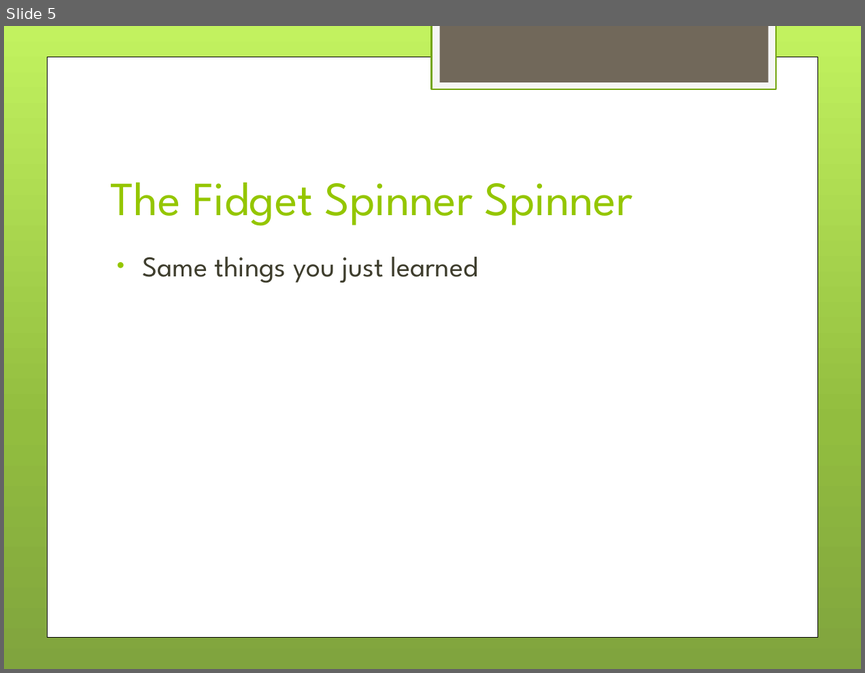
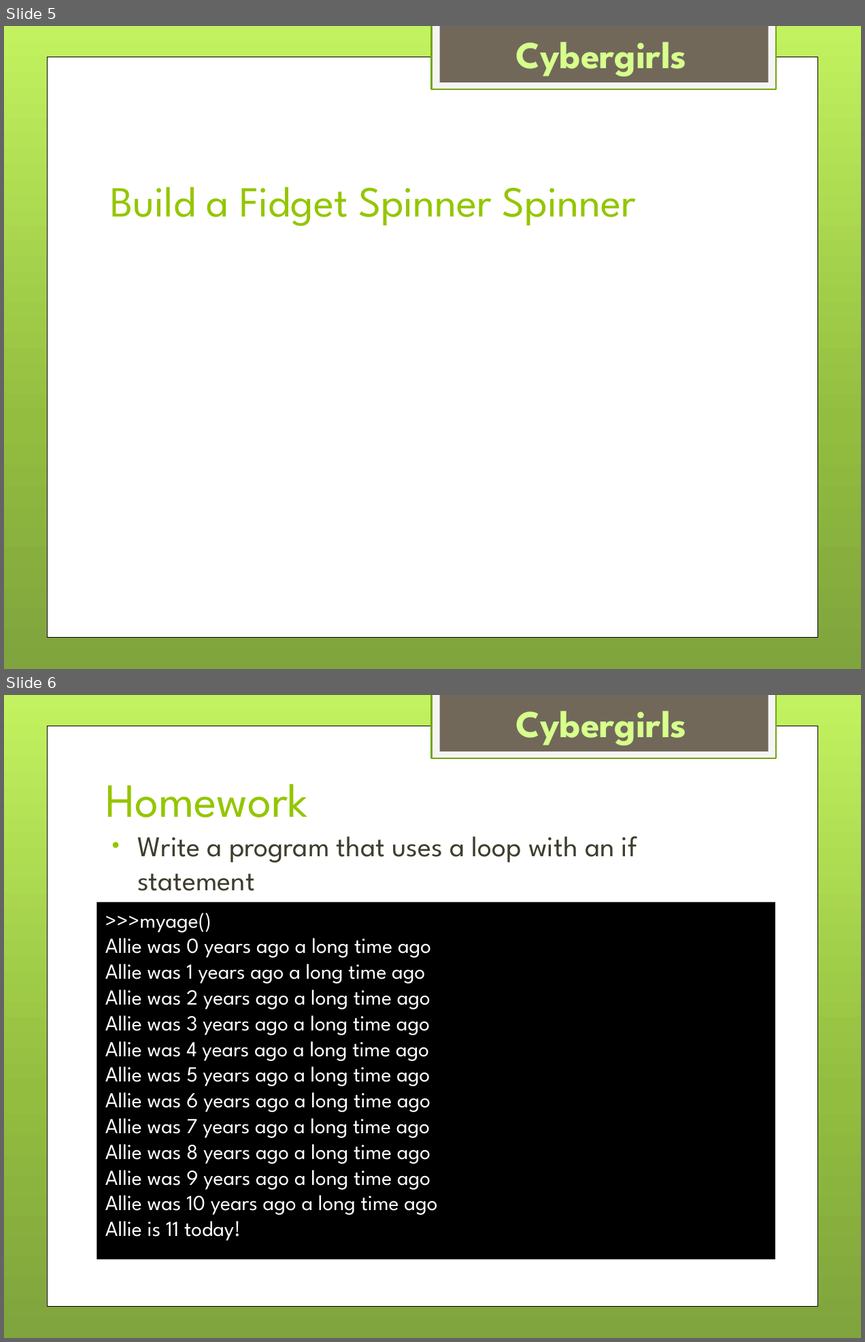
Before and after one commit to drahmel/el-segundo-girl-scouts-robotics-2017, a slide deck: meeting-4-loops/Girl Scouts LEGO Robotics - Meeting 4 - Loops.pptx. Shown one above the other, each under a label of ours: slide 5 before the commit, slides 5 and 6 after it. The pictures are 865x673 and 865x1342 pixels, drawn with LibreOffice and Linux fonts; fonts in the diff are those of the drawing; background and template pictures are left out. Boxes give left, top, right and bottom in pixels: in the first picture for what was removed or moved away, otherwise in the second. Text is boxed around its words. In the diff, an @@ line names an element or a change of style, - is before the commit and + after.

```diff
--- a/meeting-4-loops/Girl Scouts LEGO Robotics - Meeting 4 - Loops.pptx
+++ b/meeting-4-loops/Girl Scouts LEGO Robotics - Meeting 4 - Loops.pptx
@@ slide 6 added at box(4, 695, 861, 1338), background gradient #C3F35F to #93BF3F to #81A53E; not listed: 4 template elements that a slide beside it also shows @@
@@ title added at box(105, 784, 308, 817), 40 pt, text #94C600 @@
+Homework
@@ text added at box(137, 836, 637, 891), 24 pt, text #3E3D2D @@
+• Write a program that uses a loop with an if statement
@@ rectangle added at box(96, 902, 775, 1259), fill #000000, 18 pt, text #FFFFFF @@
+>>>myage()
+Allie was 0 years ago a long time ago
+Allie was 1 years ago a long time ago
+Allie was 2 years ago a long time ago
+Allie was 3 years ago a long time ago
+Allie was 4 years ago a long time ago
+Allie was 5 years ago a long time ago
+Allie was 6 years ago a long time ago
+Allie was 7 years ago a long time ago
+Allie was 8 years ago a long time ago
+Allie was 9 years ago a long time ago
+Allie was 10 years ago a long time ago
+Allie is 11 today!
@@ slide 5 changed as well @@
@@ text added at box(515, 42, 687, 77), 32 pt, text #D6FF8C, bold @@
+Cybergirls
@@ title at box(110, 186, 636, 226): text changed; size 40 to 36 pt @@
-The Fidget Spinner Spinner
+Build a Fidget Spinner Spinner
@@ text removed at box(143, 257, 477, 283) @@
-• Same things you just learned
```
Also in this commit, not shown: 4 other slides changed, 1 other slide added, 4 slides removed.
